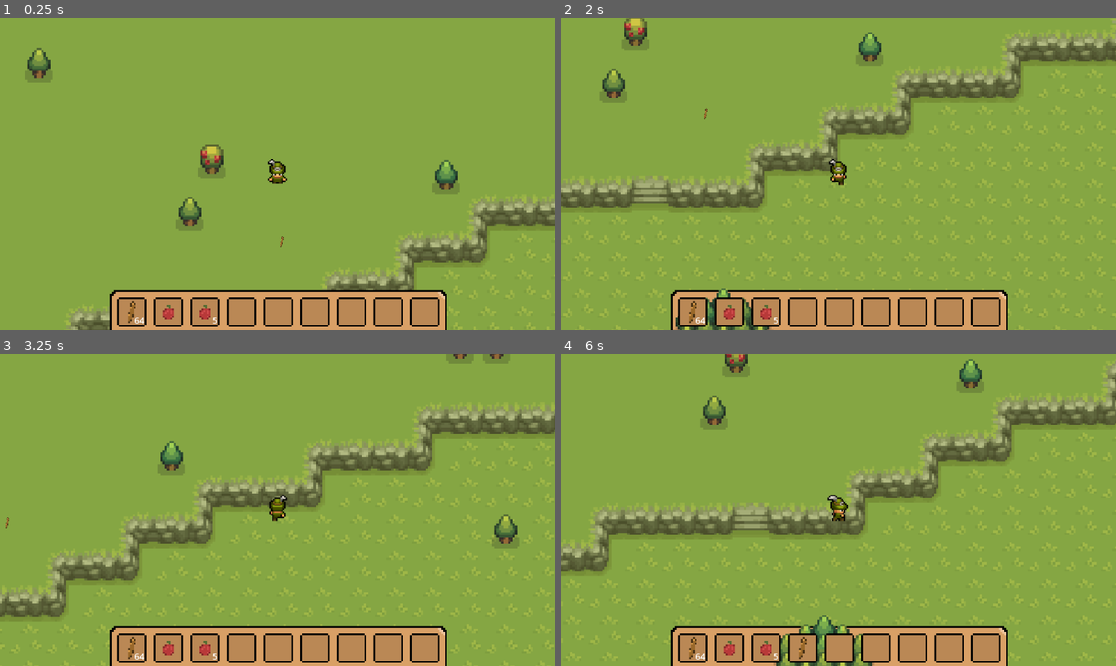
Above: before the commit, frames 1-4 (two rows, left to right).
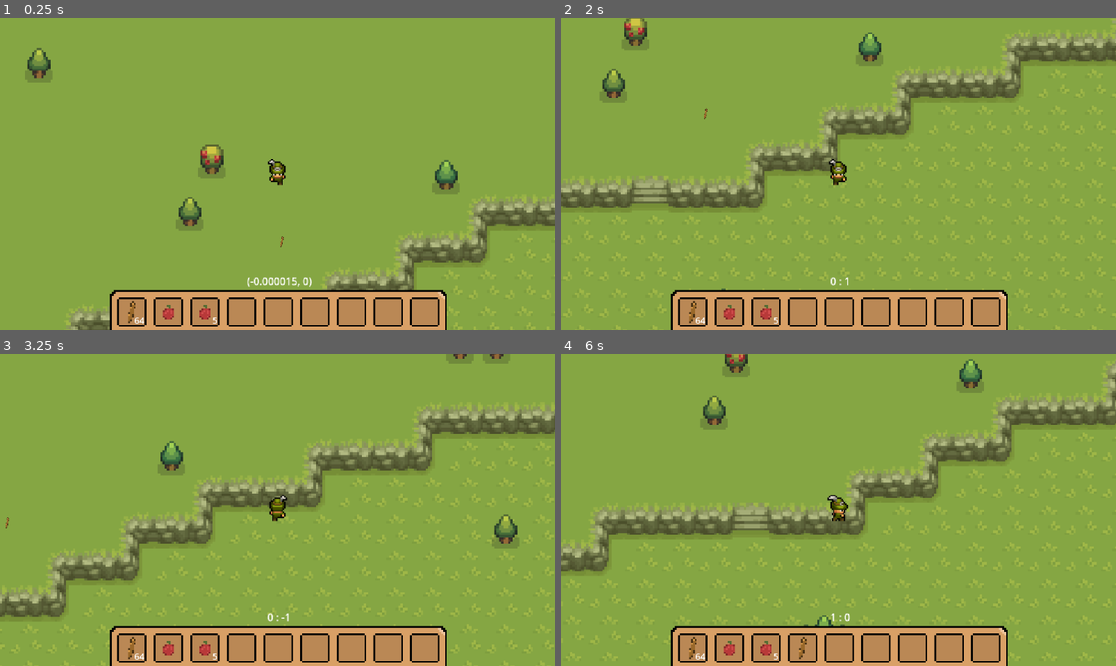
Above: after the commit, the same moments.

Repository: KerolusPremium/2D-Survival-Game
Game: Godot game, scene res://scenes/world.tscn
Same seed, same stepped clock (60 frames per second), same inputs: the game is played once before the commit and once after it.
Inputs (mouse positions are in pixels of both pictures, inside the frame that each line leads up to):
- Up to frame 1 (0.25 s): no input
- Up to frame 2 (2 s): move the mouse to (960, 158) at 0.52 s; hold Right (right) 0.53-1.28 s; click (960, 158) at 0.6 s; move the mouse to (727, 189) at 1.27 s; hold Down (down) from 1.28 s (still down); tap E (collect) at 1.35 s; click (727, 189) at 1.55 s
- Up to frame 3 (3.25 s): move the mouse to (333, 441) at 2.02 s; release Down (down) at 2.03 s; hold Right (right) 2.03-2.78 s; click (333, 441) at 2.1 s; move the mouse to (249, 572) at 2.77 s; hold Up (up) from 2.78 s (still down); click (249, 572) at 2.85 s
- Up to frame 4 (6 s): move the mouse to (1005, 556) at 3.52 s; release Up (up) at 3.53 s; hold Left (left) 3.53-5.03 s; tap E (collect) at 3.6, 5.85 s; click (1005, 556) at 3.8 s; move the mouse to (672, 463) at 4.27 s; click (672, 463) at 4.35 s; move the mouse to (866, 510) at 5.02 s; hold Down (down) 5.03-5.78 s; click (866, 510) at 5.1 s; move the mouse to (755, 432) at 5.77 s; hold Right (right) from 5.78 s (still down)

The runs differ from the first frame. In frame 1, 0.2% of the frame differs, in the area x 44-57%, y 49-87%; in frame 2, 0.6%; in frame 3, less than 0.1%; in frame 4, 0.8%, in the area x 38-57%, y 83-100%.

Commit message:
add weapon to the player

Diff:
--- a/inventory/toolbox.tscn
+++ b/inventory/toolbox.tscn
@@ -5,6 +5,7 @@
 [ext_resource type="PackedScene" uid="uid://lh6p6vx7mp1j" path="res://inventory/slot.tscn" id="2_w2w7j"]
 
 [node name="toolbox" type="Control"]
+z_index = 1000
 layout_mode = 3
 anchors_preset = 15
 anchor_right = 1.0
--- a/project.godot
+++ b/project.godot
@@ -61,6 +61,12 @@
 "events": [Object(InputEventKey,"resource_local_to_scene":false,"resource_name":"","device":-1,"window_id":0,"alt_pressed":false,"shift_pressed":false,"ctrl_pressed":false,"meta_pressed":false,"pressed":false,"keycode":0,"physical_keycode":73,"key_label":0,"unicode":105,"echo":false,"script":null)
 ]
 }
+attack={
+"deadzone": 0.5,
+"events": [Object(InputEventMouseButton,"resource_local_to_scene":false,"resource_name":"","device":-1,"window_id":0,"alt_pressed":false,"shift_pressed":false,"ctrl_pressed":false,"meta_pressed":false,"button_mask":1,"position":Vector2(179, 14),"global_position":Vector2(183, 55),"factor":1.0,"button_index":1,"canceled":false,"pressed":true,"double_click":false,"script":null)
+, Object(InputEventKey,"resource_local_to_scene":false,"resource_name":"","device":-1,"window_id":0,"alt_pressed":false,"shift_pressed":false,"ctrl_pressed":false,"meta_pressed":false,"pressed":false,"keycode":0,"physical_keycode":32,"key_label":0,"unicode":32,"echo":false,"script":null)
+]
+}
 
 [rendering]
 
--- a/scenes/player.tscn
+++ b/scenes/player.tscn
@@ -41,6 +41,14 @@
 atlas = ExtResource("1_jj4tj")
 region = Rect2(224, 64, 32, 32)
 
+[sub_resource type="AtlasTexture" id="AtlasTexture_86l12"]
+atlas = ExtResource("1_jj4tj")
+region = Rect2(0, 64, 32, 32)
+
+[sub_resource type="AtlasTexture" id="AtlasTexture_1a5q4"]
+atlas = ExtResource("1_jj4tj")
+region = Rect2(32, 64, 32, 32)
+
 [sub_resource type="AtlasTexture" id="AtlasTexture_lnsj1"]
 atlas = ExtResource("1_jj4tj")
 region = Rect2(64, 64, 32, 32)
@@ -49,6 +57,102 @@
 atlas = ExtResource("1_jj4tj")
 region = Rect2(96, 64, 32, 32)
 
+[sub_resource type="AtlasTexture" id="AtlasTexture_aab03"]
+atlas = ExtResource("1_jj4tj")
+region = Rect2(160, 128, 32, 32)
+
+[sub_resource type="AtlasTexture" id="AtlasTexture_xplbl"]
+atlas = ExtResource("1_jj4tj")
+region = Rect2(192, 128, 32, 32)
+
+[sub_resource type="AtlasTexture" id="AtlasTexture_0hwqn"]
+atlas = ExtResource("1_jj4tj")
+region = Rect2(224, 128, 32, 32)
+
+[sub_resource type="AtlasTexture" id="AtlasTexture_78fkm"]
+atlas = ExtResource("1_jj4tj")
+region = Rect2(0, 128, 32, 32)
+
+[sub_resource type="AtlasTexture" id="AtlasTexture_7150t"]
+atlas = ExtResource("1_jj4tj")
+region = Rect2(32, 128, 32, 32)
+
+[sub_resource type="AtlasTexture" id="AtlasTexture_dvwv7"]
+atlas = ExtResource("1_jj4tj")
+region = Rect2(64, 128, 32, 32)
+
+[sub_resource type="AtlasTexture" id="AtlasTexture_fchtp"]
+atlas = ExtResource("1_jj4tj")
+region = Rect2(96, 128, 32, 32)
+
+[sub_resource type="AtlasTexture" id="AtlasTexture_me8vp"]
+atlas = ExtResource("1_jj4tj")
+region = Rect2(160, 96, 32, 32)
+
+[sub_resource type="AtlasTexture" id="AtlasTexture_p0ql6"]
+atlas = ExtResource("1_jj4tj")
+region = Rect2(192, 96, 32, 32)
+
+[sub_resource type="AtlasTexture" id="AtlasTexture_a1uvh"]
+atlas = ExtResource("1_jj4tj")
+region = Rect2(224, 96, 32, 32)
+
+[sub_resource type="AtlasTexture" id="AtlasTexture_frixi"]
+atlas = ExtResource("1_jj4tj")
+region = Rect2(0, 96, 32, 32)
+
+[sub_resource type="AtlasTexture" id="AtlasTexture_cqxoq"]
+atlas = ExtResource("1_jj4tj")
+region = Rect2(32, 96, 32, 32)
+
+[sub_resource type="AtlasTexture" id="AtlasTexture_00lk3"]
+atlas = ExtResource("1_jj4tj")
+region = Rect2(64, 96, 32, 32)
+
+[sub_resource type="AtlasTexture" id="AtlasTexture_0kmpq"]
+atlas = ExtResource("1_jj4tj")
+region = Rect2(96, 96, 32, 32)
+
+[sub_resource type="AtlasTexture" id="AtlasTexture_7bln0"]
+atlas = ExtResource("1_jj4tj")
+region = Rect2(160, 160, 32, 32)
+
+[sub_resource type="AtlasTexture" id="AtlasTexture_fantk"]
+atlas = ExtResource("1_jj4tj")
+region = Rect2(192, 160, 32, 32)
+
+[sub_resource type="AtlasTexture" id="AtlasTexture_6pfni"]
+atlas = ExtResource("1_jj4tj")
+region = Rect2(224, 160, 32, 32)
+
+[sub_resource type="AtlasTexture" id="AtlasTexture_iwujk"]
+atlas = ExtResource("1_jj4tj")
+region = Rect2(0, 160, 32, 32)
+
+[sub_resource type="AtlasTexture" id="AtlasTexture_6uk2h"]
+atlas = ExtResource("1_jj4tj")
+region = Rect2(32, 160, 32, 32)
+
+[sub_resource type="AtlasTexture" id="AtlasTexture_fnrjo"]
+atlas = ExtResource("1_jj4tj")
+region = Rect2(64, 160, 32, 32)
+
+[sub_resource type="AtlasTexture" id="AtlasTexture_pxi6u"]
+atlas = ExtResource("1_jj4tj")
+region = Rect2(96, 160, 32, 32)
+
+[sub_resource type="AtlasTexture" id="AtlasTexture_1ea70"]
+atlas = ExtResource("1_jj4tj")
+region = Rect2(160, 0, 32, 32)
+
+[sub_resource type="AtlasTexture" id="AtlasTexture_juo2i"]
+atlas = ExtResource("1_jj4tj")
+region = Rect2(192, 0, 32, 32)
+
+[sub_resource type="AtlasTexture" id="AtlasTexture_ed2ot"]
+atlas = ExtResource("1_jj4tj")
+region = Rect2(224, 0, 32, 32)
+
 [sub_resource type="AtlasTexture" id="AtlasTexture_f0bxo"]
 atlas = ExtResource("1_jj4tj")
 region = Rect2(0, 0, 32, 32)
@@ -57,78 +161,6 @@
 atlas = ExtResource("1_jj4tj")
 region = Rect2(32, 0, 32, 32)
 
-[sub_resource type="AtlasTexture" id="AtlasTexture_aab03"]
-atlas = ExtResource("1_jj4tj")
-region = Rect2(160, 128, 32, 32)
-
-[sub_resource type="AtlasTexture" id="AtlasTexture_xplbl"]
-atlas = ExtResource("1_jj4tj")
-region = Rect2(192, 128, 32, 32)
-
-[sub_resource type="AtlasTexture" id="AtlasTexture_0hwqn"]
-atlas = ExtResource("1_jj4tj")
-region = Rect2(224, 128, 32, 32)
-
-[sub_resource type="AtlasTexture" id="AtlasTexture_dvwv7"]
-atlas = ExtResource("1_jj4tj")
-region = Rect2(64, 128, 32, 32)
-
-[sub_resource type="AtlasTexture" id="AtlasTexture_fchtp"]
-atlas = ExtResource("1_jj4tj")
-region = Rect2(96, 128, 32, 32)
-
-[sub_resource type="AtlasTexture" id="AtlasTexture_me8vp"]
-atlas = ExtResource("1_jj4tj")
-region = Rect2(160, 96, 32, 32)
-
-[sub_resource type="AtlasTexture" id="AtlasTexture_p0ql6"]
-atlas = ExtResource("1_jj4tj")
-region = Rect2(192, 96, 32, 32)
-
-[sub_resource type="AtlasTexture" id="AtlasTexture_a1uvh"]
-atlas = ExtResource("1_jj4tj")
-region = Rect2(224, 96, 32, 32)
-
-[sub_resource type="AtlasTexture" id="AtlasTexture_00lk3"]
-atlas = ExtResource("1_jj4tj")
-region = Rect2(64, 96, 32, 32)
-
-[sub_resource type="AtlasTexture" id="AtlasTexture_0kmpq"]
-atlas = ExtResource("1_jj4tj")
-region = Rect2(96, 96, 32, 32)
-
-[sub_resource type="AtlasTexture" id="AtlasTexture_7bln0"]
-atlas = ExtResource("1_jj4tj")
-region = Rect2(160, 160, 32, 32)
-
-[sub_resource type="AtlasTexture" id="AtlasTexture_fantk"]
-atlas = ExtResource("1_jj4tj")
-region = Rect2(192, 160, 32, 32)
-
-[sub_resource type="AtlasTexture" id="AtlasTexture_6pfni"]
-atlas = ExtResource("1_jj4tj")
-region = Rect2(224, 160, 32, 32)
-
-[sub_resource type="AtlasTexture" id="AtlasTexture_fnrjo"]
-atlas = ExtResource("1_jj4tj")
-region = Rect2(64, 160, 32, 32)
-
-[sub_resource type="AtlasTexture" id="AtlasTexture_pxi6u"]
-atlas = ExtResource("1_jj4tj")
-region = Rect2(96, 160, 32, 32)
-
-[sub_resource type="AtlasTexture" id="AtlasTexture_1ea70"]
-atlas = ExtResource("1_jj4tj")
-region = Rect2(160, 0, 32, 32)
-
-[sub_resource type="AtlasTexture" id="AtlasTexture_juo2i"]
-atlas = ExtResource("1_jj4tj")
-region = Rect2(192, 0, 32, 32)
-
-[sub_resource type="AtlasTexture" id="AtlasTexture_ed2ot"]
-atlas = ExtResource("1_jj4tj")
-region = Rect2(224, 0, 32, 32)
-
 [sub_resource type="AtlasTexture" id="AtlasTexture_17cwh"]
 atlas = ExtResource("1_jj4tj")
 region = Rect2(64, 0, 32, 32)
@@ -149,6 +181,14 @@
 atlas = ExtResource("1_jj4tj")
 region = Rect2(224, 32, 32, 32)
 
+[sub_resource type="AtlasTexture" id="AtlasTexture_x4msi"]
+atlas = ExtResource("1_jj4tj")
+region = Rect2(0, 32, 32, 32)
+
+[sub_resource type="AtlasTexture" id="AtlasTexture_tign0"]
+atlas = ExtResource("1_jj4tj")
+region = Rect2(32, 32, 32, 32)
+
 [sub_resource type="AtlasTexture" id="AtlasTexture_rcn88"]
 atlas = ExtResource("1_jj4tj")
 region = Rect2(64, 32, 32, 32)
@@ -169,6 +209,14 @@
 atlas = ExtResource("1_jj4tj")
 region = Rect2(224, 224, 32, 32)
 
+[sub_resource type="AtlasTexture" id="AtlasTexture_7by5m"]
+atlas = ExtResource("1_jj4tj")
+region = Rect2(0, 224, 32, 32)
+
+[sub_resource type="AtlasTexture" id="AtlasTexture_iwcbv"]
+atlas = ExtResource("1_jj4tj")
+region = Rect2(32, 224, 32, 32)
+
 [sub_resource type="AtlasTexture" id="AtlasTexture_jrwkc"]
 atlas = ExtResource("1_jj4tj")
 region = Rect2(64, 224, 32, 32)
@@ -188,6 +236,14 @@
 [sub_resource type="AtlasTexture" id="AtlasTexture_nthky"]
 atlas = ExtResource("1_jj4tj")
 region = Rect2(224, 192, 32, 32)
+
+[sub_resource type="AtlasTexture" id="AtlasTexture_4v4af"]
+atlas = ExtResource("1_jj4tj")
+region = Rect2(0, 192, 32, 32)
+
+[sub_resource type="AtlasTexture" id="AtlasTexture_cxfix"]
+atlas = ExtResource("1_jj4tj")
+region = Rect2(32, 192, 32, 32)
 
 [sub_resource type="AtlasTexture" id="AtlasTexture_kty4f"]
 atlas = ExtResource("1_jj4tj")
@@ -238,6 +294,17 @@
 }, {
 "frames": [{
 "duration": 1.0,
+"texture": SubResource("AtlasTexture_86l12")
+}, {
+"duration": 1.0,
+"texture": SubResource("AtlasTexture_1a5q4")
+}],
+"loop": true,
+"name": &"e_idle",
+"speed": 2.0
+}, {
+"frames": [{
+"duration": 1.0,
 "texture": SubResource("AtlasTexture_lnsj1")
 }, {
 "duration": 1.0,
@@ -249,103 +316,136 @@
 }, {
 "frames": [{
 "duration": 1.0,
+"texture": SubResource("AtlasTexture_aab03")
+}, {
+"duration": 1.0,
+"texture": SubResource("AtlasTexture_xplbl")
+}, {
+"duration": 1.0,
+"texture": SubResource("AtlasTexture_0hwqn")
+}],
+"loop": false,
+"name": &"n_attack",
+"speed": 6.0
+}, {
+"frames": [{
+"duration": 1.0,
+"texture": SubResource("AtlasTexture_78fkm")
+}, {
+"duration": 1.0,
+"texture": SubResource("AtlasTexture_7150t")
+}],
+"loop": true,
+"name": &"n_idle",
+"speed": 2.0
+}, {
+"frames": [{
+"duration": 1.0,
+"texture": SubResource("AtlasTexture_dvwv7")
+}, {
+"duration": 1.0,
+"texture": SubResource("AtlasTexture_fchtp")
+}],
+"loop": true,
+"name": &"n_walk",
+"speed": 4.0
+}, {
+"frames": [{
+"duration": 1.0,
+"texture": SubResource("AtlasTexture_me8vp")
+}, {
+"duration": 1.0,
+"texture": SubResource("AtlasTexture_p0ql6")
+}, {
+"duration": 1.0,
+"texture": SubResource("AtlasTexture_a1uvh")
+}],
+"loop": false,
+"name": &"ne_attack",
+"speed": 6.0
+}, {
+"frames": [{
+"duration": 1.0,
+"texture": SubResource("AtlasTexture_frixi")
+}, {
+"duration": 1.0,
+"texture": SubResource("AtlasTexture_cqxoq")
+}],
+"loop": true,
+"name": &"ne_idle",
+"speed": 2.0
+}, {
+"frames": [{
+"duration": 1.0,
+"texture": SubResource("AtlasTexture_00lk3")
+}, {
+"duration": 1.0,
+"texture": SubResource("AtlasTexture_0kmpq")
+}],
+"loop": true,
+"name": &"ne_walk",
+"speed": 4.0
+}, {
+"frames": [{
+"duration": 1.0,
+"texture": SubResource("AtlasTexture_7bln0")
+}, {
+"duration": 1.0,
+"texture": SubResource("AtlasTexture_fantk")
+}, {
+"duration": 1.0,
+"texture": SubResource("AtlasTexture_6pfni")
+}],
+"loop": false,
+"name": &"nw_attack",
+"speed": 6.0
+}, {
+"frames": [{
+"duration": 1.0,
+"texture": SubResource("AtlasTexture_iwujk")
+}, {
+"duration": 1.0,
+"texture": SubResource("AtlasTexture_6uk2h")
+}],
+"loop": true,
+"name": &"nw_idle",
+"speed": 2.0
+}, {
+"frames": [{
+"duration": 1.0,
+"texture": SubResource("AtlasTexture_fnrjo")
+}, {
+"duration": 1.0,
+"texture": SubResource("AtlasTexture_pxi6u")
+}],
+"loop": true,
+"name": &"nw_walk",
+"speed": 4.0
+}, {
+"frames": [{
+"duration": 1.0,
+"texture": SubResource("AtlasTexture_1ea70")
+}, {
+"duration": 1.0,
+"texture": SubResource("AtlasTexture_juo2i")
+}, {
+"duration": 1.0,
+"texture": SubResource("AtlasTexture_ed2ot")
+}],
+"loop": false,
+"name": &"s_attack",
+"speed": 6.0
+}, {
+"frames": [{
+"duration": 1.0,
 "texture": SubResource("AtlasTexture_f0bxo")
 }, {
 "duration": 1.0,
 "texture": SubResource("AtlasTexture_j6xd6")
 }],
 "loop": true,
-"name": &"idle",
-"speed": 2.0
-}, {
-"frames": [{
-"duration": 1.0,
-"texture": SubResource("AtlasTexture_aab03")
-}, {
-"duration": 1.0,
-"texture": SubResource("AtlasTexture_xplbl")
-}, {
-"duration": 1.0,
-"texture": SubResource("AtlasTexture_0hwqn")
-}],
-"loop": false,
-"name": &"n_attack",
-"speed": 6.0
-}, {
-"frames": [{
-"duration": 1.0,
-"texture": SubResource("AtlasTexture_dvwv7")
-}, {
-"duration": 1.0,
-"texture": SubResource("AtlasTexture_fchtp")
-}],
-"loop": true,
-"name": &"n_walk",
-"speed": 4.0
-}, {
-"frames": [{
-"duration": 1.0,
-"texture": SubResource("AtlasTexture_me8vp")
-}, {
-"duration": 1.0,
-"texture": SubResource("AtlasTexture_p0ql6")
-}, {
-"duration": 1.0,
-"texture": SubResource("AtlasTexture_a1uvh")
-}],
-"loop": false,
-"name": &"ne_attack",
-"speed": 6.0
-}, {
-"frames": [{
-"duration": 1.0,
-"texture": SubResource("AtlasTexture_00lk3")
-}, {
-"duration": 1.0,
-"texture": SubResource("AtlasTexture_0kmpq")
-}],
-"loop": true,
-"name": &"ne_walk",
-"speed": 4.0
-}, {
-"frames": [{
-"duration": 1.0,
-"texture": SubResource("AtlasTexture_7bln0")
-}, {
-"duration": 1.0,
-"texture": SubResource("AtlasTexture_fantk")
-}, {
-"duration": 1.0,
-"texture": SubResource("AtlasTexture_6pfni")
-}],
-"loop": false,
-"name": &"nw_attack",
-"speed": 6.0
-}, {
-"frames": [{
-"duration": 1.0,
-"texture": SubResource("AtlasTexture_fnrjo")
-}, {
-"duration": 1.0,
-"texture": SubResource("AtlasTexture_pxi6u")
-}],
-"loop": true,
-"name": &"nw_walk",
-"speed": 4.0
-}, {
-"frames": [{
-"duration": 1.0,
-"texture": SubResource("AtlasTexture_1ea70")
-}, {
-"duration": 1.0,
-"texture": SubResource("AtlasTexture_juo2i")
-}, {
-"duration": 1.0,
-"texture": SubResource("AtlasTexture_ed2ot")
-}],
-"loop": false,
-"name": &"s_attack",
-"speed": 6.0
+"name": &"s_idle",
+"speed": 2.0
 }, {
 "frames": [{
 "duration": 1.0,
@@ -374,6 +474,17 @@
 }, {
 "frames": [{
 "duration": 1.0,
+"texture": SubResource("AtlasTexture_x4msi")
+}, {
+"duration": 1.0,
+"texture": SubResource("AtlasTexture_tign0")
+}],
+"loop": true,
+"name": &"se_idle",
+"speed": 2.0
+}, {
+"frames": [{
+"duration": 1.0,
 "texture": SubResource("AtlasTexture_rcn88")
 }, {
 "duration": 1.0,
@@ -399,6 +510,17 @@
 }, {
 "frames": [{
 "duration": 1.0,
+"texture": SubResource("AtlasTexture_7by5m")
+}, {
+"duration": 1.0,
+"texture": SubResource("AtlasTexture_iwcbv")
+}],
+"loop": true,
+"name": &"sw_idle",
+"speed": 2.0
+}, {
+"frames": [{
+"duration": 1.0,
 "texture": SubResource("AtlasTexture_jrwkc")
 }, {
 "duration": 1.0,
@@ -421,6 +543,17 @@
 "loop": false,
 "name": &"w_attack",
 "speed": 6.0
+}, {
+"frames": [{
+"duration": 1.0,
+"texture": SubResource("AtlasTexture_4v4af")
+}, {
+"duration": 1.0,
+"texture": SubResource("AtlasTexture_cxfix")
+}],
+"loop": true,
+"name": &"w_idle",
+"speed": 2.0
 }, {
 "frames": [{
 "duration": 1.0,
@@ -443,8 +576,7 @@
 
 [node name="AnimatedSprite2D" type="AnimatedSprite2D" parent="."]
 sprite_frames = SubResource("SpriteFrames_djdrv")
-animation = &"idle"
-frame_progress = 0.1888
+animation = &"s_walk"
 
 [node name="CollisionShape2D" type="CollisionShape2D" parent="."]
 visible = false
@@ -457,3 +589,5 @@
 offset_top = -98.0
 offset_right = 1130.0
 offset_bottom = 550.0
+
+[node name="Marker2D" type="Marker2D" parent="."]
--- a/scripts/player.gd
+++ b/scripts/player.gd
@@ -6,46 +6,113 @@
 
 var playerState
 
+var lastDirX: float
+var lastDirY: float
+
+var mouseLocationFromPlayer = null
+
 func  _ready():
 	hideText()
 
 func _physics_process(delta):
+	mouseLocationFromPlayer = get_global_mouse_position() - self.position
+	showText(str(mouseLocationFromPlayer))
+
 	var direction = Input.get_vector("left", "right", "up", "down")
 
 	if direction.x == 0 and direction.y == 0:
 		playerState = "idle"
 	elif direction.x != 0 or direction.y != 0:
 		playerState = "walking"
-
 	velocity = direction * speed
 	#move_and_collide(velocity)
 	move_and_slide()
 
+	var mousePos = get_global_mouse_position()
+	$Marker2D.look_at(mousePos)
+
+	if Input.is_action_just_pressed("attack"):
+		playerState = "attack"
+
 	playAnimation(direction)
 
+func playAnimation(dir):
+	if playerState == "idlle": #idle animation
+		if lastDirY == -1.0:
+			$AnimatedSprite2D.play("n_idle")
+		if lastDirX == 1.0:
+			$AnimatedSprite2D.play("e_idle")
+		if lastDirY == 1.0:
+			$AnimatedSprite2D.play("s_idle")
+		if lastDirX == -1.0:
+			$AnimatedSprite2D.play("w_idle")
 
-func playAnimation(dir):
-	if playerState == "idle":
-		$AnimatedSprite2D.play("idle")
-	if playerState == "walking":
+		if lastDirX > 0.5 and lastDirY < -0.5:
+			$AnimatedSprite2D.play("ne_idle")
+		if lastDirX > 0.5 and lastDirY > 0.5:
+			$AnimatedSprite2D.play("se_idle")
+		if lastDirX < -0.5 and lastDirY > 0.5:
+			$AnimatedSprite2D.play("sw_idle")
+		if lastDirX < -0.5 and lastDirY < -0.5:
+			$AnimatedSprite2D.play("nw_idle")
+
+
+	if playerState == "walking": #walking animation
 		if dir.y == -1:
 			$AnimatedSprite2D.play("n_walk")
+			lastDirY = -1.0
+			lastDirX = 0
 		if dir.x == 1:
 			$AnimatedSprite2D.play("e_walk")
+			lastDirX = 1.0
+			lastDirY = 0
 		if dir.y == 1:
 			$AnimatedSprite2D.play("s_walk")
+			lastDirY = 1.0
+			lastDirX = 0.0
 		if dir.x == -1:
 			$AnimatedSprite2D.play("w_walk")
+			lastDirX = -1.0
+			lastDirY = 0.0
 
 		if dir.x > 0.5 and dir.y < -0.5:
 			$AnimatedSprite2D.play("ne_walk")
+			lastDirX = 0.7
+			lastDirY = -0.7
 		if dir.x > 0.5 and dir.y > 0.5:
 			$AnimatedSprite2D.play("se_walk")
+			lastDirX = 0.7
+			lastDirY = 0.7
 		if dir.x < -0.5 and dir.y > 0.5:
 			$AnimatedSprite2D.play("sw_walk")
+			lastDirX = -0.7
+			lastDirY = 0.7
 		if dir.x < -0.5 and dir.y < -0.5:
 			$AnimatedSprite2D.play("nw_walk")
+			lastDirX = -0.7
+			lastDirY = -0.7
 
+		showText(str(lastDirX) + " : " + str(lastDirY))
+
+
+	if playerState == "attack": #attack animation
+		if mouseLocationFromPlayer.x >= -25 and mouseLocationFromPlayer.x <= 25 and mouseLocationFromPlayer.y < 0:
+			$AnimatedSprite2D.play("n_attack")
+		if mouseLocationFromPlayer.y >= -25 and mouseLocationFromPlayer.y <= 25 and mouseLocationFromPlayer.x > 0:
+			$AnimatedSprite2D.play("e_attack")
+		if mouseLocationFromPlayer.x >= -25 and mouseLocationFromPlayer.x <= 25 and mouseLocationFromPlayer.y > 0:
+			$AnimatedSprite2D.play("s_attack")
+		if mouseLocationFromPlayer.y >= -25 and mouseLocationFromPlayer.y <= 25 and mouseLocationFromPlayer.x < 0:
+			$AnimatedSprite2D.play("w_attack")
+
+		#if mouseLocationFromPlayer.x >= 25 and mouseLocationFromPlayer.y <= -25:
+			#$AnimatedSprite2D.play("ne_attack")
+		#if mouseLocationFromPlayer.x >= 0.5 and mouseLocationFromPlayer.y >= 25:
+			#$AnimatedSprite2D.play("se_attack")
+		#if mouseLocationFromPlayer.x >= -0.5 and mouseLocationFromPlayer.y >= 25:
+			#$AnimatedSprite2D.play("sw_attack")
+		#if mouseLocationFromPlayer.x >= -25 and mouseLocationFromPlayer.y <= -25:
+			#$AnimatedSprite2D.play("nw_attack")
 
 
 func player():
Not shown: 1 places in scenes/player.tscn that only renumber resources
